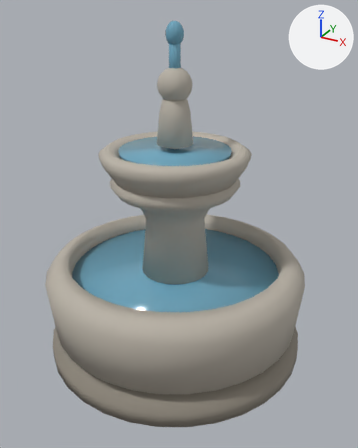
Renders of the glTF model web/public/assets/models/garden/fountain.glb from each side of a commit.
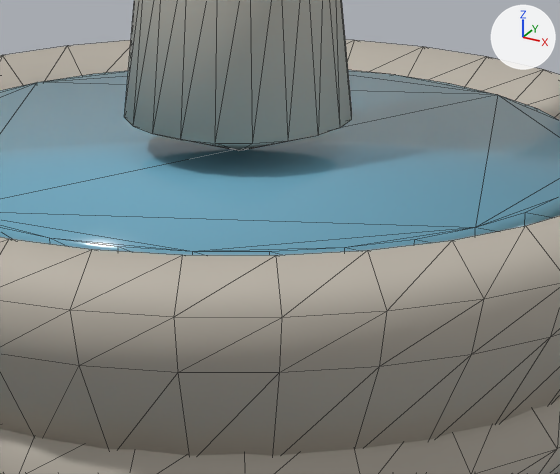
The first picture shows the older version from a 50 mm lens placed at (0.779, -1.389, 1.17), pointed at (0.028, -0.024, 0.488). The close-ups show the older and then the newer version on the part from 38% to 63% of the width and 28% to 45% of the height of that picture. Only the edits that show in the close-ups are written down. The lights are fixed; the arrows at upper right show +X, +Y and +Z. The close-ups show mesh edges as thin lines.

The older version as bpy lines, for what is in view:
```python
me_fountain = bpy.data.meshes.new('fountain')
me_fountain.from_pydata(...)  # 1632 vertices, 3164 faces; spans x -0.46..0.46, y -0.46..0.46, z 0.0..1.131
# faces by material slot: [192, 1960, 1012]
me_fountain.materials.append(mat_stone_dark)  # grey #8f887c
me_fountain.materials.append(mat_stone)  # grey #b9b2a6
me_fountain.materials.append(mat_water)  # cyan #6fa8c0
ob_fountain = bpy.data.objects.new('fountain', me_fountain)
ob_fountain.location = (0.0, 0.0, 0.0)
```
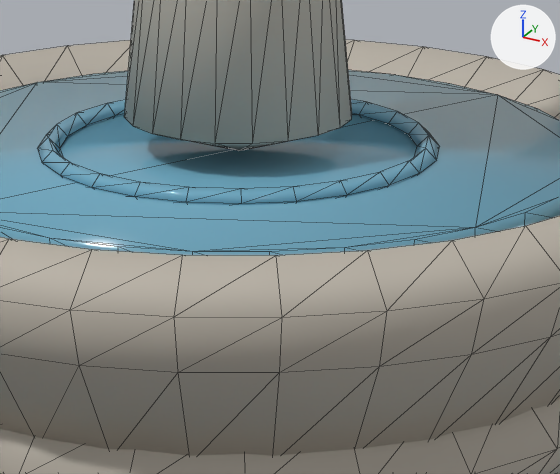
Patch to the scene script:
```diff
--- a/web/public/assets/models/garden/fountain.glb.py
+++ b/web/public/assets/models/garden/fountain.glb.py
@@ me_ripples @@
+me_ripples.from_pydata(...)  # 224 vertices, 448 faces; spans x -0.247..0.247, y -0.247..0.247, z -0.009..0.448
+me_ripples.materials.append(mat_water)  # cyan #6fa8c0
@@ ob_ripples @@
+ob_ripples = bpy.data.objects.new('ripples', me_ripples)
+ob_ripples.location = (0.0, 0.0, 0.3)
```

Boxes (x1, y1, x2, y2) around the edits, measured in the close-ups (560 x 474 px):
'ripples', added (cyan)
    after: (37, 99, 440, 205)
